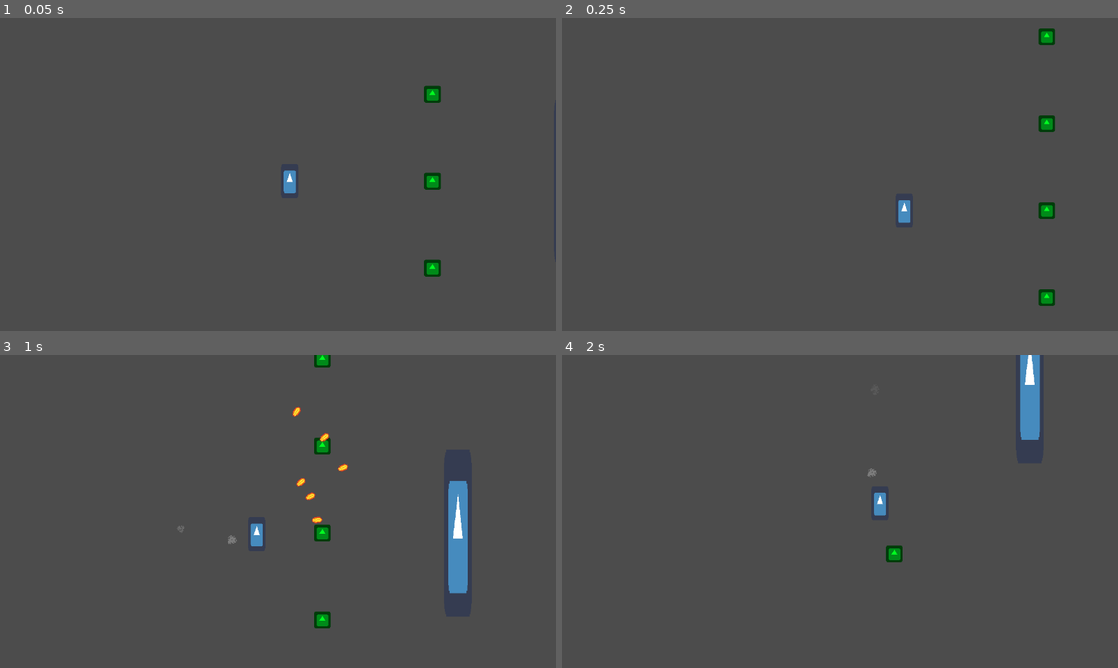
Above: before the commit, frames 1-4 (two rows, left to right).
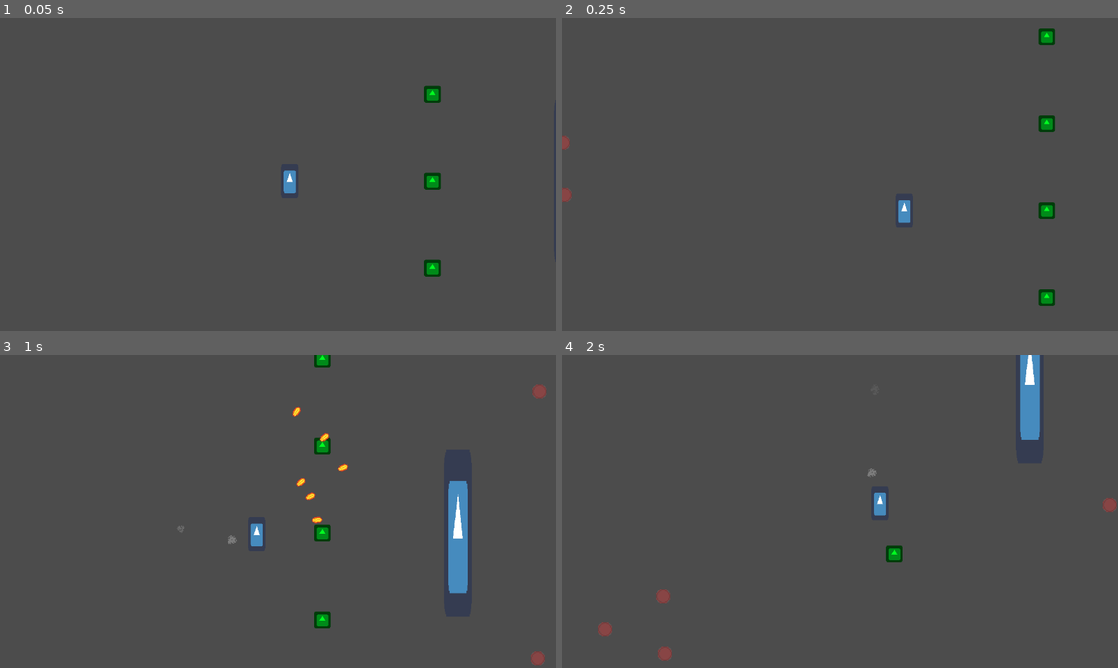
Above: after the commit, the same moments.

Repository: florian-rieder/2DShooter
Game: Godot game, scene res://test.tscn
Two runs of this game, one before a commit and one after it. Both use one fixed random seed, a clock stepped at 60 frames per second and the inputs below. The engine's default icon, where the game draws it, is replaced by a stand-in: a white triangle on a blue panel in a dark square. Sound files missing from this copy of the repository are replaced by a short silence.
Inputs (mouse positions are in pixels of both pictures, inside the frame that each line leads up to):
- Up to frame 1 (0.05 s): no input
- Up to frame 2 (0.25 s): no input
- Up to frame 3 (1 s): move the mouse to (400, 495) at 0.52 s; hold D (right) from 0.53 s (still down); hold Space (fire) from 0.53 s (still down)
- Up to frame 4 (2 s): move the mouse to (728, 527) at 1.27 s; release D (right) at 1.28 s; release Space (fire) at 1.28 s; hold S (down) from 1.28 s (still down); tap C at 1.35 s

Frame 1 is identical in both runs. In frame 2, 0.1% of the frame differs, in the area x 0-2%, y 37-59%; in frame 3, 0.2%; in frame 4, 0.4%, in the area x 6-100%, y 45-98%.

Commit message:
Added explosive barrels

Diff:
--- a/2DShooter/Characters/BaseCharacter/BaseCharacter.tscn
+++ b/2DShooter/Characters/BaseCharacter/BaseCharacter.tscn
@@ -72,8 +72,8 @@
 anims/RESET = SubResource( 4 )
 
 [node name="DustParticles" type="CPUParticles2D" parent="."]
+show_behind_parent = true
 material = SubResource( 5 )
-z_index = 900
 z_as_relative = false
 emitting = false
 amount = 4
--- /dev/null
+++ b/2DShooter/ExplosiveBarrel/ExplosiveBarrel.gd
@@ -0,0 +1,15 @@
+extends StaticBody2D
+
+export (PackedScene) var explosion
+var health = 10
+
+func take_hit(damage):
+    health -= damage
+    if health <= 0:
+        die()
+
+func die():
+    var boom = explosion.instance()
+    boom.global_position = global_position
+    get_tree().get_root().add_child(boom)
+    queue_free()
--- /dev/null
+++ b/2DShooter/ExplosiveBarrel/ExplosiveBarrel.tscn
@@ -0,0 +1,18 @@
+[gd_scene load_steps=5 format=2]
+
+[ext_resource path="res://ExplosiveBarrel/ExplosiveBarrel.png" type="Texture" id=1]
+[ext_resource path="res://ExplosiveBarrel/ExplosiveBarrel.gd" type="Script" id=2]
+[ext_resource path="res://Impact/Explosion/Explosion.tscn" type="PackedScene" id=3]
+
+[sub_resource type="CircleShape2D" id=1]
+radius = 8.0
+
+[node name="ExplosiveBarrel" type="StaticBody2D"]
+script = ExtResource( 2 )
+explosion = ExtResource( 3 )
+
+[node name="Sprite" type="Sprite" parent="."]
+texture = ExtResource( 1 )
+
+[node name="CollisionShape2D" type="CollisionShape2D" parent="."]
+shape = SubResource( 1 )
--- a/2DShooter/test.tscn
+++ b/2DShooter/test.tscn
@@ -10,6 +10,7 @@
 [ext_resource path="res://Weapon/Data/Heavy.tres" type="Resource" id=8]
 [ext_resource path="res://Weapon/Data/Burst.tres" type="Resource" id=9]
 [ext_resource path="res://Crosshair.gd" type="Script" id=10]
+[ext_resource path="res://ExplosiveBarrel/ExplosiveBarrel.tscn" type="PackedScene" id=11]
 
 [sub_resource type="RectangleShape2D" id=3]
 extents = Vector2( 15.5, 95.5 )
@@ -63,3 +64,96 @@
 
 [node name="Crosshair" type="Node" parent="."]
 script = ExtResource( 10 )
+
+[node name="ExplosiveBarrel" parent="." instance=ExtResource( 11 )]
+position = Vector2( -424, -95 )
+
+[node name="ExplosiveBarrel2" parent="." instance=ExtResource( 11 )]
+position = Vector2( -393, -78 )
+
+[node name="ExplosiveBarrel3" parent="." instance=ExtResource( 11 )]
+position = Vector2( -424, -42 )
+
+[node name="ExplosiveBarrel4" parent="." instance=ExtResource( 11 )]
+position = Vector2( -391, -18 )
+
+[node name="ExplosiveBarrel13" parent="." instance=ExtResource( 11 )]
+position = Vector2( -634, 153 )
+
+[node name="ExplosiveBarrel14" parent="." instance=ExtResource( 11 )]
+position = Vector2( -603, 170 )
+
+[node name="ExplosiveBarrel15" parent="." instance=ExtResource( 11 )]
+position = Vector2( -634, 206 )
+
+[node name="ExplosiveBarrel16" parent="." instance=ExtResource( 11 )]
+position = Vector2( -601, 230 )
+
+[node name="ExplosiveBarrel5" parent="." instance=ExtResource( 11 )]
+position = Vector2( -169, 287 )
+
+[node name="ExplosiveBarrel6" parent="." instance=ExtResource( 11 )]
+position = Vector2( -102, 249 )
+
+[node name="ExplosiveBarrel7" parent="." instance=ExtResource( 11 )]
+position = Vector2( -100, 315 )
+
+[node name="ExplosiveBarrel8" parent="." instance=ExtResource( 11 )]
+position = Vector2( 485, 5 )
+
+[node name="ExplosiveBarrel9" parent="." instance=ExtResource( 11 )]
+position = Vector2( 412, 144 )
+
+[node name="ExplosiveBarrel10" parent="." instance=ExtResource( 11 )]
+position = Vector2( 414, -163 )
+
+[node name="ExplosiveBarrel11" parent="." instance=ExtResource( 11 )]
+position = Vector2( 522, 5 )
+
+[node name="ExplosiveBarrel12" parent="." instance=ExtResource( 11 )]
+position = Vector2( -576, 196 )
+
+[node name="ExplosiveBarrel17" parent="." instance=ExtResource( 11 )]
+position = Vector2( -200, -354 )
+
+[node name="ExplosiveBarrel18" parent="." instance=ExtResource( 11 )]
+position = Vector2( -169, -337 )
+
+[node name="ExplosiveBarrel19" parent="." instance=ExtResource( 11 )]
+position = Vector2( -200, -301 )
+
+[node name="ExplosiveBarrel20" parent="." instance=ExtResource( 11 )]
+position = Vector2( -167, -277 )
+
+[node name="ExplosiveBarrel21" parent="." instance=ExtResource( 11 )]
+position = Vector2( -142, -311 )
+
+[node name="ExplosiveBarrel22" parent="." instance=ExtResource( 11 )]
+position = Vector2( 495, -479 )
+
+[node name="ExplosiveBarrel23" parent="." instance=ExtResource( 11 )]
+position = Vector2( 526, -462 )
+
+[node name="ExplosiveBarrel24" parent="." instance=ExtResource( 11 )]
+position = Vector2( 495, -426 )
+
+[node name="ExplosiveBarrel25" parent="." instance=ExtResource( 11 )]
+position = Vector2( 528, -402 )
+
+[node name="ExplosiveBarrel26" parent="." instance=ExtResource( 11 )]
+position = Vector2( 553, -436 )
+
+[node name="ExplosiveBarrel27" parent="." instance=ExtResource( 11 )]
+position = Vector2( 729, 131 )
+
+[node name="ExplosiveBarrel28" parent="." instance=ExtResource( 11 )]
+position = Vector2( 760, 148 )
+
+[node name="ExplosiveBarrel29" parent="." instance=ExtResource( 11 )]
+position = Vector2( 729, 184 )
+
+[node name="ExplosiveBarrel30" parent="." instance=ExtResource( 11 )]
+position = Vector2( 762, 208 )
+
+[node name="ExplosiveBarrel31" parent="." instance=ExtResource( 11 )]
+position = Vector2( 787, 174 )
Binary file added: 2DShooter/ExplosiveBarrel/ExplosiveBarrel.png
Not shown, added: 2DShooter/ExplosiveBarrel/ExplosiveBarrel.png.import
Not shown: 1 places in 2DShooter/test.tscn that only renumber resources
